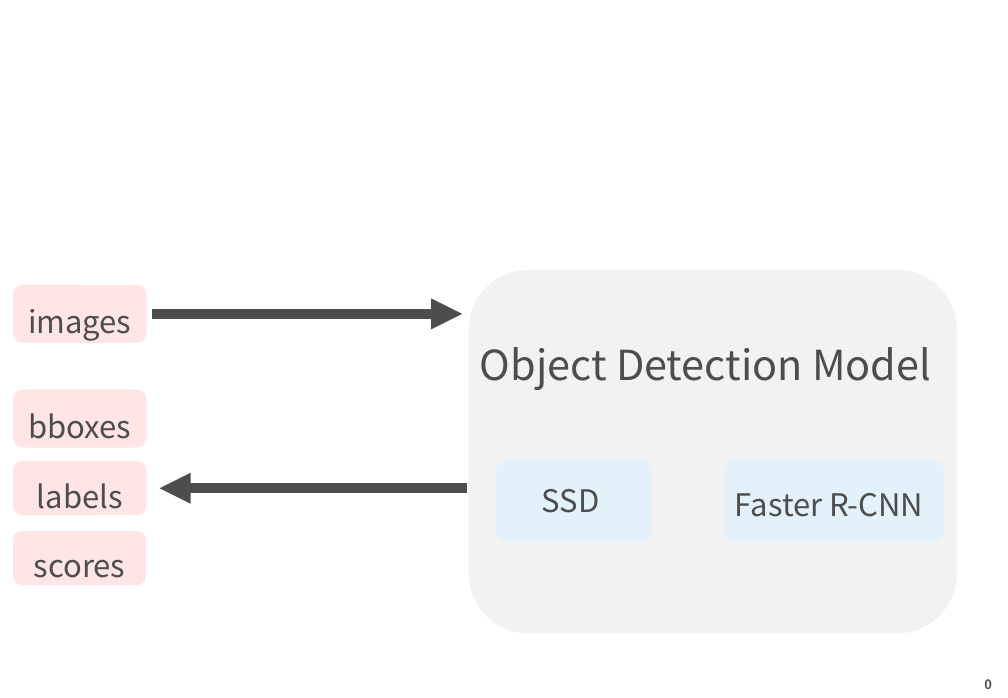
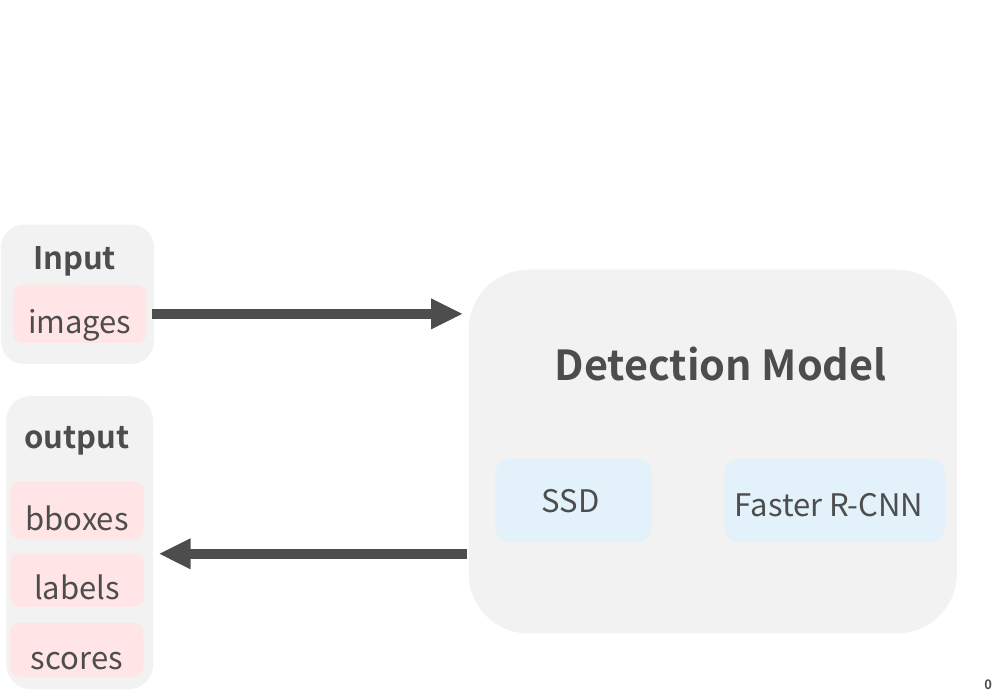
Before and after one commit to yuyu2172/chainercv-chainer-meetup, a slide deck: slide 1 of images/chainercv.pptx. Drawn at 1008x698 pixels with LibreOffice and Linux fonts; fonts in the diff are those of the drawing. Boxes give left, top, right and bottom in pixels: in the first picture for what was removed or moved away, otherwise in the second. Text is boxed around its words. In the diff, an @@ line names an element or a change of style, - is before the commit and + after.

```diff
--- a/images/chainercv.pptx
+++ b/images/chainercv.pptx
@@ rounded rectangle added at box(1, 224, 155, 364), fill #F2F2F2 @@
@@ text added at box(33, 246, 116, 276), 24 pt, text #4D4D4D, bold @@
+Input
@@ text at box(555, 346, 887, 381): text changed; bold on @@
-Object Detection Model
+Detection Model
@@ rounded rectangle added at box(7, 396, 154, 690), fill #F2F2F2 @@
@@ text added at box(24, 426, 129, 455), 24 pt, text #4D4D4D, bold @@
+output
@@ 3 rounded rectangles: place and size @@
-3 rounded rectangles at box(13, 389, 146, 585)
+3 rounded rectangles at box(10, 481, 143, 677)
@@ arrow moved from (467, 489) - (160, 489) to (467, 554) - (160, 554) @@
```
Also in this commit, not shown: 1 other slide changed, 2 other files.
